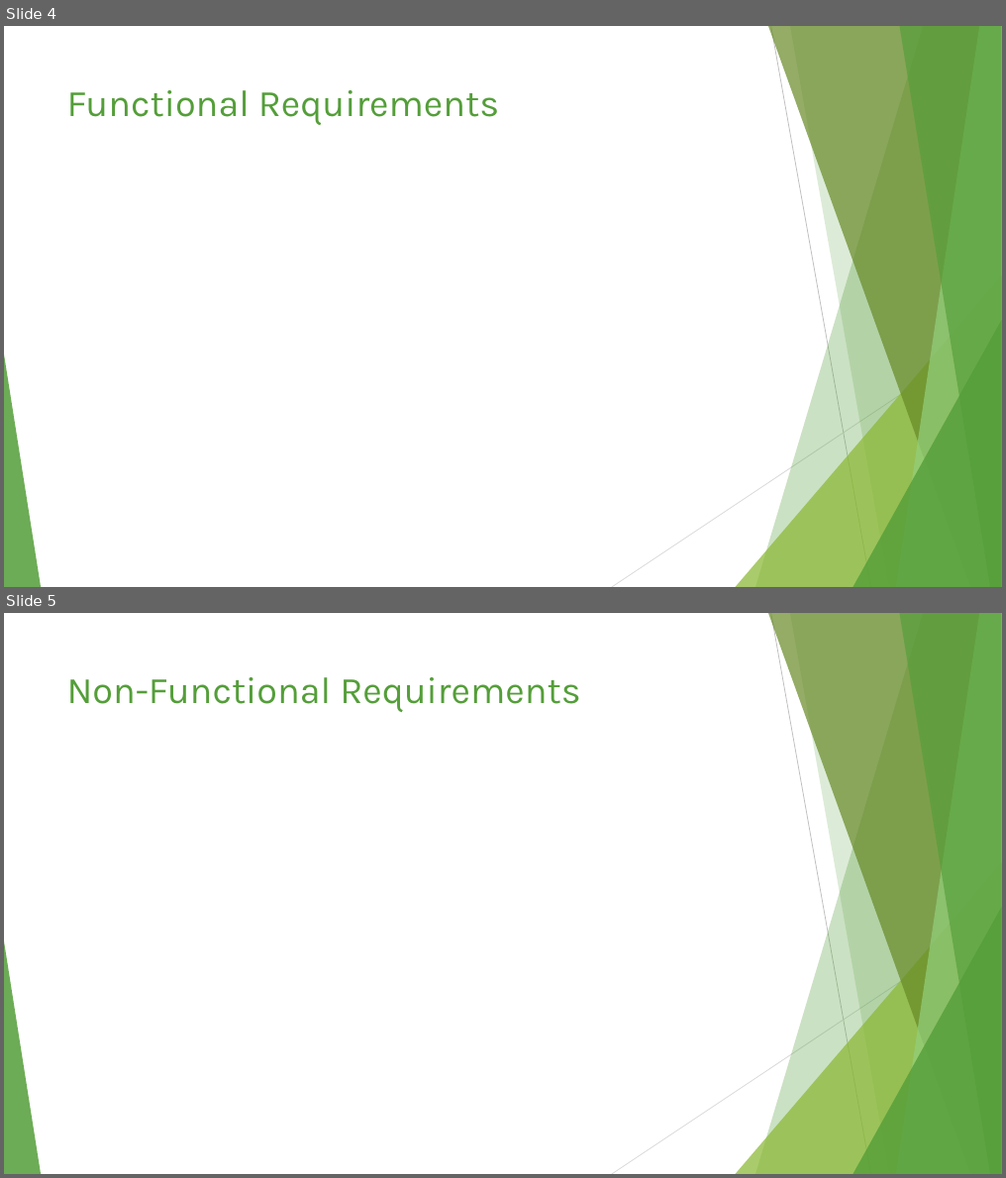
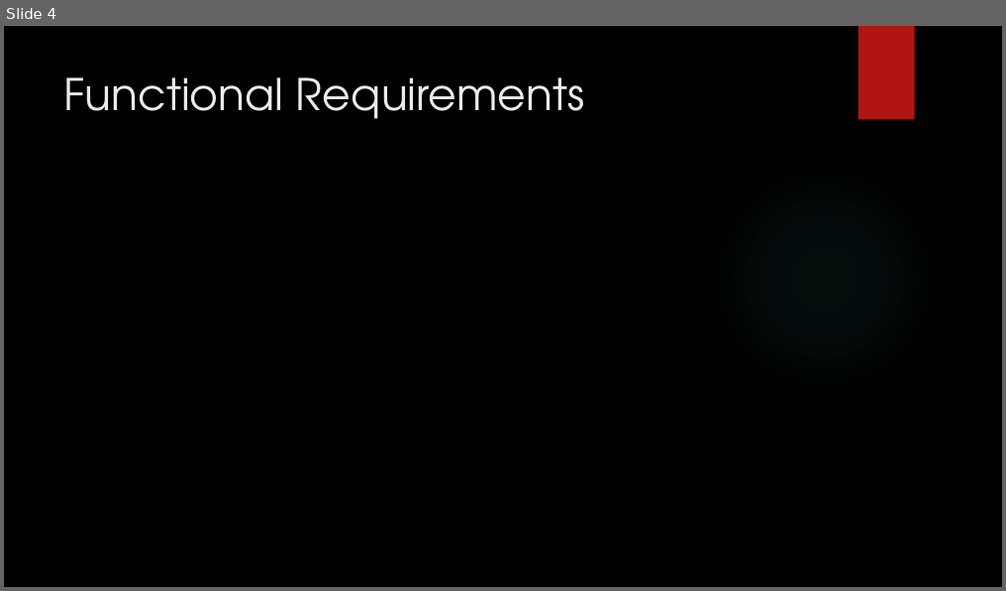
Before and after one commit to jmp808/Go4Food, a slide deck: Documents/Go4Food.pptx. Shown one above the other, each under a label of ours: slides 4 and 5 before the commit, slide 4 after it. The pictures are 1006x1178 and 1006x591 pixels, drawn with LibreOffice and Linux fonts; fonts in the diff are those of the drawing; background and template pictures are left out. Boxes give left, top, right and bottom in pixels: in the first picture for what was removed or moved away, otherwise in the second. Text is boxed around its words. In the diff, an @@ line names an element or a change of style, - is before the commit and + after.

```diff
--- a/Documents/Go4Food.pptx
+++ b/Documents/Go4Food.pptx
@@ slide 5 removed at bbox=[4, 613, 1002, 1174], background #FFFFFF; not listed: 10 template elements that a slide beside it also shows @@
@@ title removed at bbox=[67, 677, 580, 712] @@
-Non-Functional Requirements
@@ slide 4 changed as well @@
@@ background #FFFFFF to picture (left out) @@
@@ rectangle added at bbox=[858, 26, 915, 120], fill #B01513 @@
@@ title "Functional Requirements": place and size @@
-title "Functional Requirements" at bbox=[67, 90, 499, 125]
+title "Functional Requirements" at bbox=[64, 77, 584, 119]
@@ title "Functional Requirements" at bbox=[64, 77, 584, 119]: size 36 to 42 pt, font Karla to TeX Gyre Adventor, text colour #549E39 to #EBEBEB @@
@@ ellipse added at bbox=[709, 163, 939, 393], fill gradient #50B9C1 @@
@@ group removed at bbox=[4, 26, 1002, 587]: 5 freeform shapes, 3 triangles, 2 lines @@
```
Also in this commit, not shown: 4 other slides changed, 13 slides added, 4 other slides removed, 3 other files.
